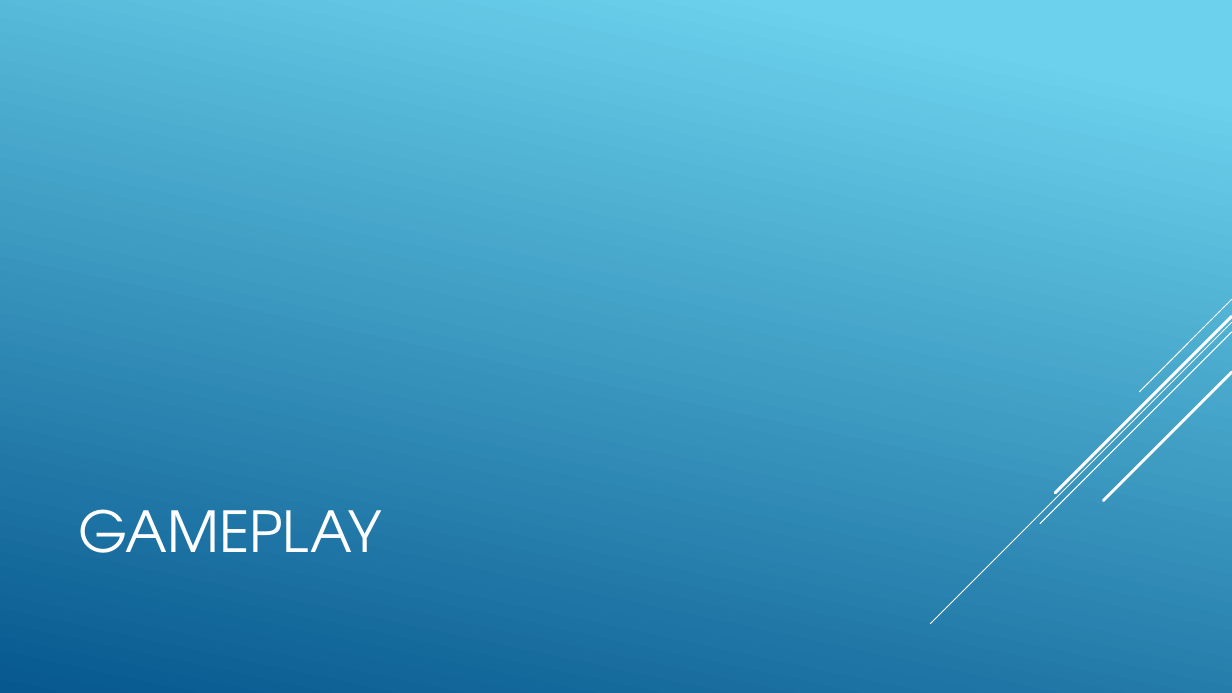
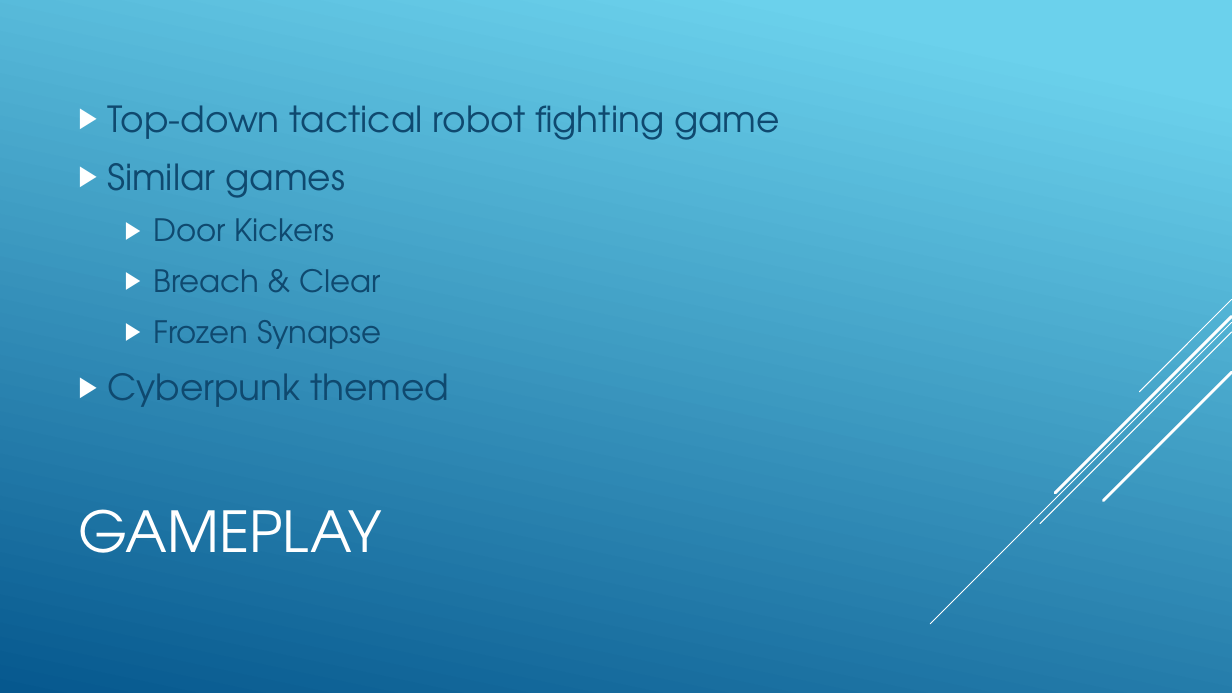
Before and after one commit to rystills/RPI-Kart, a slide deck: slide 3 of Midterm Presentation.pptx. Drawn at 1232x693 pixels with LibreOffice and Linux fonts; fonts in the diff are those of the drawing. Boxes give left, top, right and bottom in pixels: in the first picture for what was removed or moved away, otherwise in the second. Text is boxed around its words. In the diff, an @@ line names an element or a change of style, - is before the commit and + after.

Commit message:
Added gameplay slides

```diff
--- a/Midterm Presentation.pptx
+++ b/Midterm Presentation.pptx
@@ text added at (x1=107, y1=105, x2=780, y2=407), 28 pt, text #0F496F @@
+▶ Top-down tactical robot fighting game
+▶ Similar games
+  ▶ Door Kickers
+  ▶ Breach & Clear
+  ▶ Frozen Synapse
+▶ Cyberpunk themed
```
